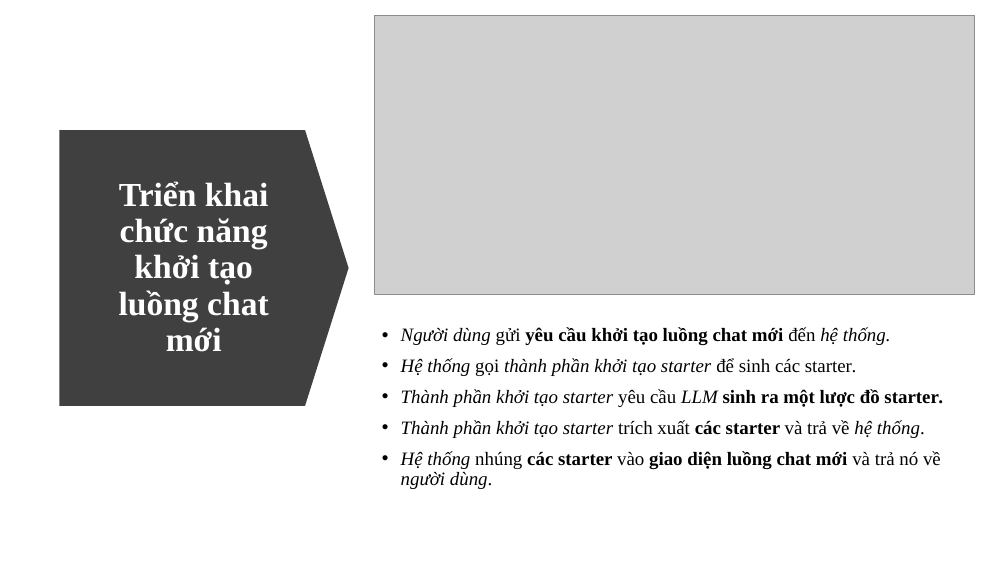
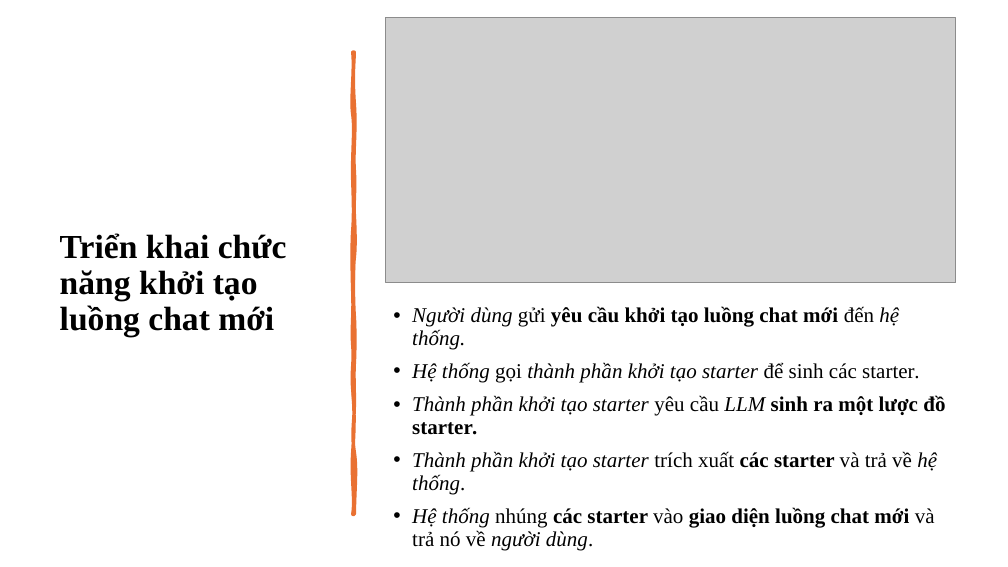
Before and after one commit to ngovanuc/Vietnamese_History_Chatbot, a slide deck: slide 30 of documents/slide bao cao.pptx. Drawn at 1008x567 pixels with LibreOffice and Linux fonts; fonts in the diff are those of the drawing; grey boxes stand for pictures. Boxes give left, top, right and bottom in pixels: in the first picture for what was removed or moved away, otherwise in the second. Text is boxed around its words. In the diff, an @@ line names an element or a change of style, - is before the commit and + after.

```diff
--- a/documents/slide bao cao.pptx
+++ b/documents/slide bao cao.pptx
@@ picture: place and size @@
-picture at bbox=[374, 15, 974, 294]
+picture at bbox=[386, 17, 956, 283]
@@ title "Triển khai chức năng khởi ...": place and size @@
-title "Triển khai chức năng khởi ..." at bbox=[119, 181, 269, 352]
+title "Triển khai chức năng khởi ..." at bbox=[60, 233, 287, 337]
@@ title "Triển khai chức năng khởi ..." at bbox=[60, 233, 287, 337]: text colour #FFFFFF to #000000; alignment centre to left @@
@@ freeform shape added at bbox=[353, 52, 355, 514], fill #E97132, outline #E97132 3.25 pt @@
@@ down arrow removed at bbox=[60, 130, 349, 406] @@
@@ text "Người dùng gửi yêu cầu ...": place and size @@
-text "Người dùng gửi yêu cầu ..." at bbox=[401, 327, 943, 489]
+text "Người dùng gửi yêu cầu ..." at bbox=[412, 306, 945, 528]
@@ text "Người dùng gửi yêu cầu ..." at bbox=[412, 306, 945, 528]: size 18 to 20 pt; vertical alignment middle to top @@
```
Also in this commit, not shown: 13 other slides changed.
